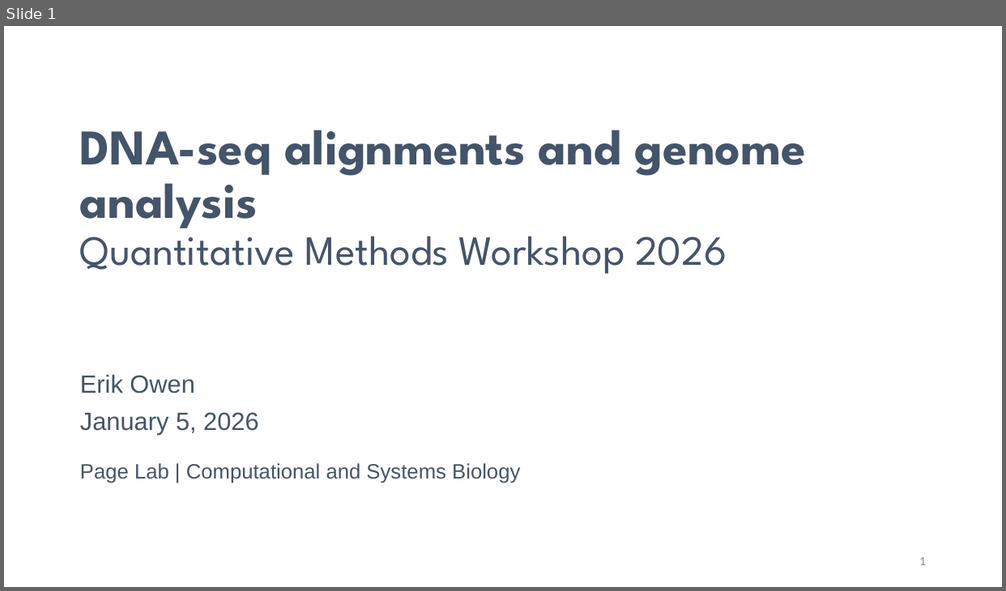
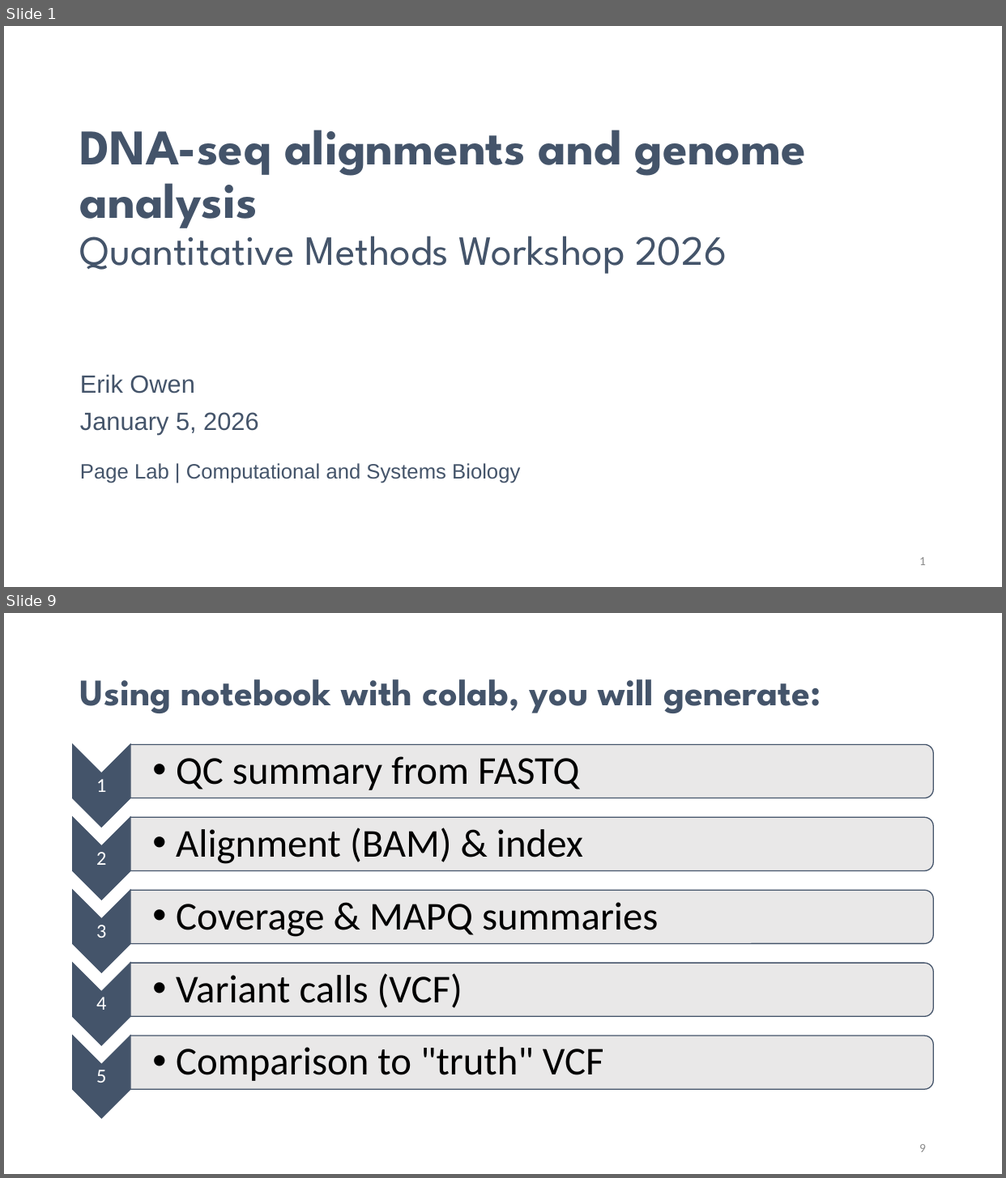
Before and after one commit to erik-owen/2026_QMW_Genomics, a slide deck: slides/260105_dna_seq_alignments.pptx. Shown one above the other, each under a label of ours: slide 1 before the commit, slides 1 and 9 after it; the slides between them are not shown. The pictures are 1006x591 and 1006x1178 pixels, drawn with LibreOffice and Linux fonts; fonts in the diff are those of the drawing; background and template pictures are left out. Boxes give left, top, right and bottom in pixels: in the first picture for what was removed or moved away, otherwise in the second. Text is boxed around its words. In the diff, an @@ line names an element or a change of style, - is before the commit and + after.

```diff
--- a/slides/260105_dna_seq_alignments.pptx
+++ b/slides/260105_dna_seq_alignments.pptx
@@ slide 9 added at [4,613,1002,1174], background #FFFFFF @@
@@ title added at [80,679,821,713], 36 pt, text #44546A, bold @@
+Using notebook with colab, you will generate:
@@ group added at [73,744,933,1118]: 10 texts, 5 chevrons, 5 round same rects @@
+1
+  • QC summary from FASTQ
+2
+  • Alignment (BAM) & index
+3
+  • Coverage & MAPQ summaries
+4
+  • Variant calls (VCF)
+5
+  • Comparison to "truth" VCF
@@ page number added at [919,1144,926,1152], 12 pt, text #8C8C8C @@
+9
```
Also in this commit, not shown: 9 other slides added, 1 other file.
